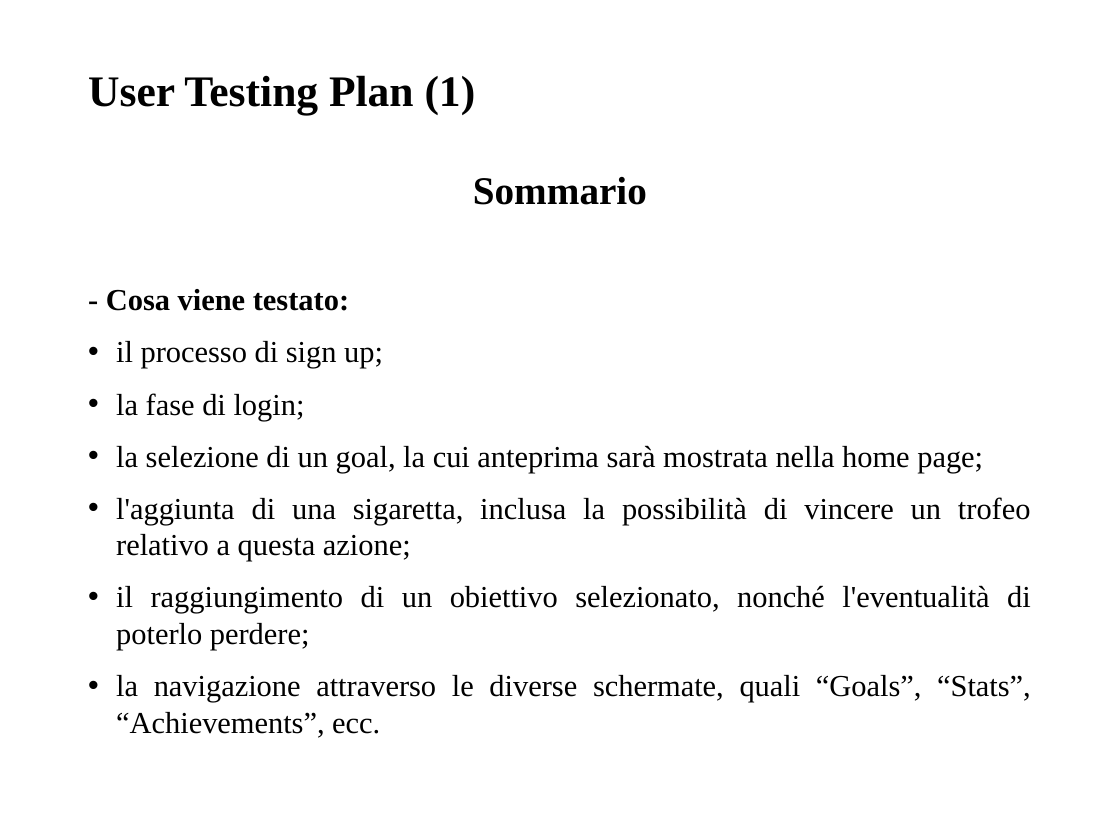
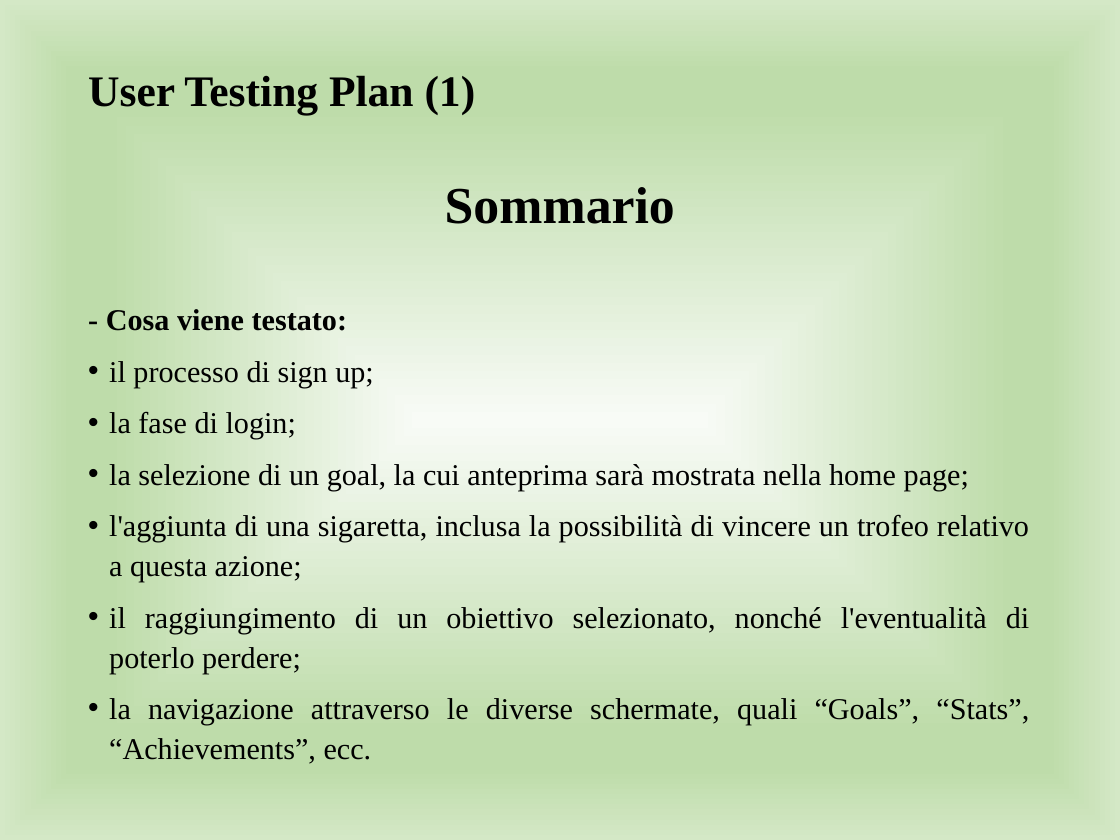
Before and after one commit to giusmastro91/Cognitive-systems, a slide deck: slide 6 of Prova_6/Leone_Mastrosimone_PresentazioneProgetto.pptx. Drawn at 1120x840 pixels with LibreOffice and Linux fonts; fonts in the diff are those of the drawing. Boxes give left, top, right and bottom in pixels: in the first picture for what was removed or moved away, otherwise in the second. Text is boxed around its words. In the diff, an @@ line names an element or a change of style, - is before the commit and + after.

Commit message:
modifica pptx e user testing completato

```diff
--- a/Prova_6/Leone_Mastrosimone_PresentazioneProgetto.pptx
+++ b/Prova_6/Leone_Mastrosimone_PresentazioneProgetto.pptx
@@ background #FFFFFF to gradient #F8FBF6 to #BEDCAA to #D4E8C6 @@
@@ text "Sommario" at <box>106,187,1029,764</box>: size 25.2 to 33.3 pt in "Sommario"; size 19.6 to 19.4 pt; line spacing 1 to 1.1; less space between paragraphs; indent changed @@
```
Also in this commit, not shown: 38 other slides changed, 1 other file.
